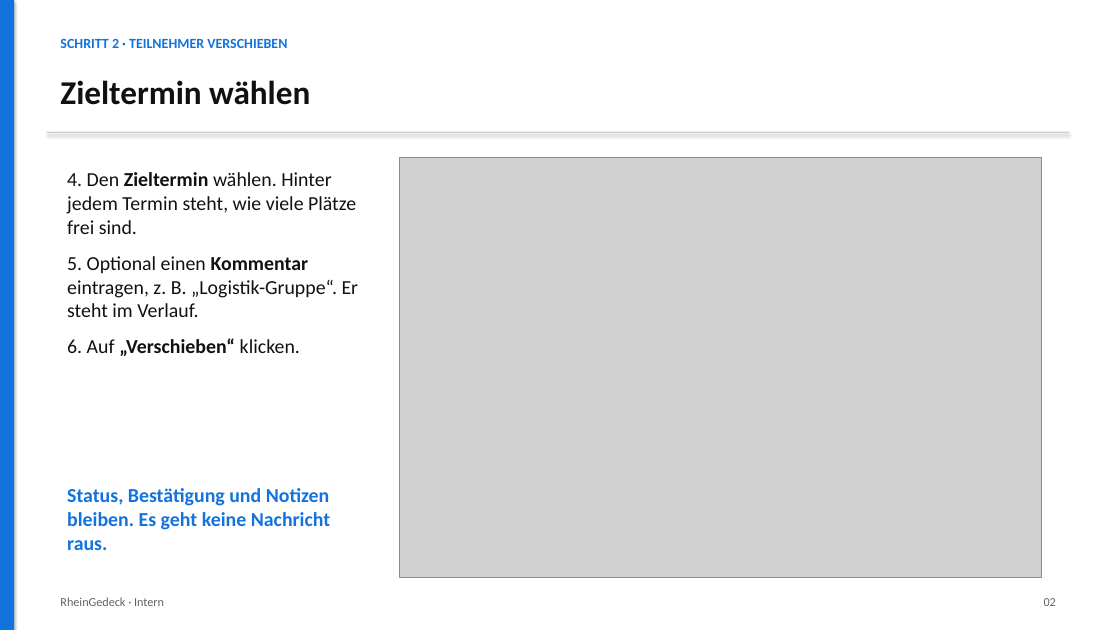
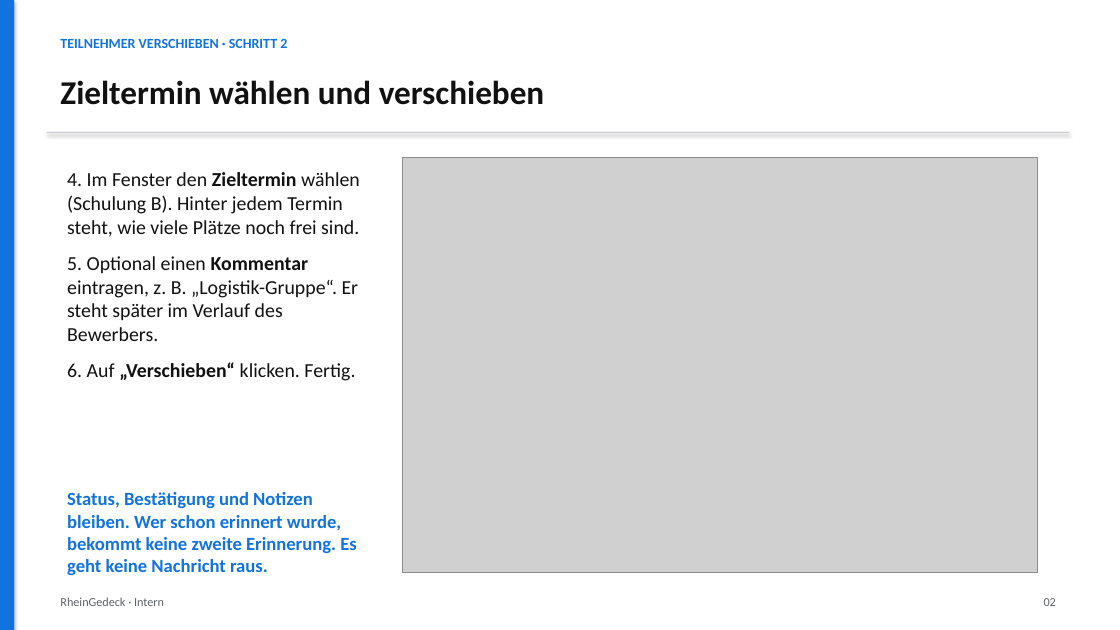
Before and after one commit to martin3r-me/platforms-recruiting, a slide deck: slide 2 of docs/anleitungen/folien/2026-10-08-schulungstermine-umplanen.pptx. Drawn at 1120x630 pixels with LibreOffice and Linux fonts; fonts in the diff are those of the drawing; grey boxes stand for pictures. Boxes give left, top, right and bottom in pixels: in the first picture for what was removed or moved away, otherwise in the second. Text is boxed around its words. In the diff, an @@ line names an element or a change of style, - is before the commit and + after.

```diff
--- a/docs/anleitungen/folien/2026-10-08-schulungstermine-umplanen.pptx
+++ b/docs/anleitungen/folien/2026-10-08-schulungstermine-umplanen.pptx
@@ text at <box>60,39,287,48</box>: text changed @@
-SCHRITT 2 · TEILNEHMER VERSCHIEBEN
+TEILNEHMER VERSCHIEBEN · SCHRITT 2
@@ text at <box>60,80,545,105</box>: text changed @@
-Zieltermin wählen
+Zieltermin wählen und verschieben
@@ text at <box>67,172,360,381</box>: text changed @@
-4. Den Zieltermin wählen. Hinter jedem Termin steht, wie viele Plätze frei sind.
-5. Optional einen Kommentar eintragen, z. B. „Logistik-Gruppe“. Er steht im Verlauf.
-6. Auf „Verschieben“ klicken.
+4. Im Fenster den Zieltermin wählen (Schulung B). Hinter jedem Termin steht, wie viele Plätze noch frei sind.
+5. Optional einen Kommentar eintragen, z. B. „Logistik-Gruppe“. Er steht später im Verlauf des Bewerbers.
+6. Auf „Verschieben“ klicken. Fertig.
@@ picture: place and size @@
-picture at <box>399,158,1042,578</box>
+picture at <box>403,158,1038,573</box>
@@ text at <box>67,492,356,575</box>: text changed; size 17 to 16 pt @@
-Status, Bestätigung und Notizen bleiben. Es geht keine Nachricht raus.
+Status, Bestätigung und Notizen bleiben. Wer schon erinnert wurde, bekommt keine zweite Erinnerung. Es geht keine Nachricht raus.
```
Also in this commit, not shown: 6 other slides changed, 2 slides added, 1 other file.
